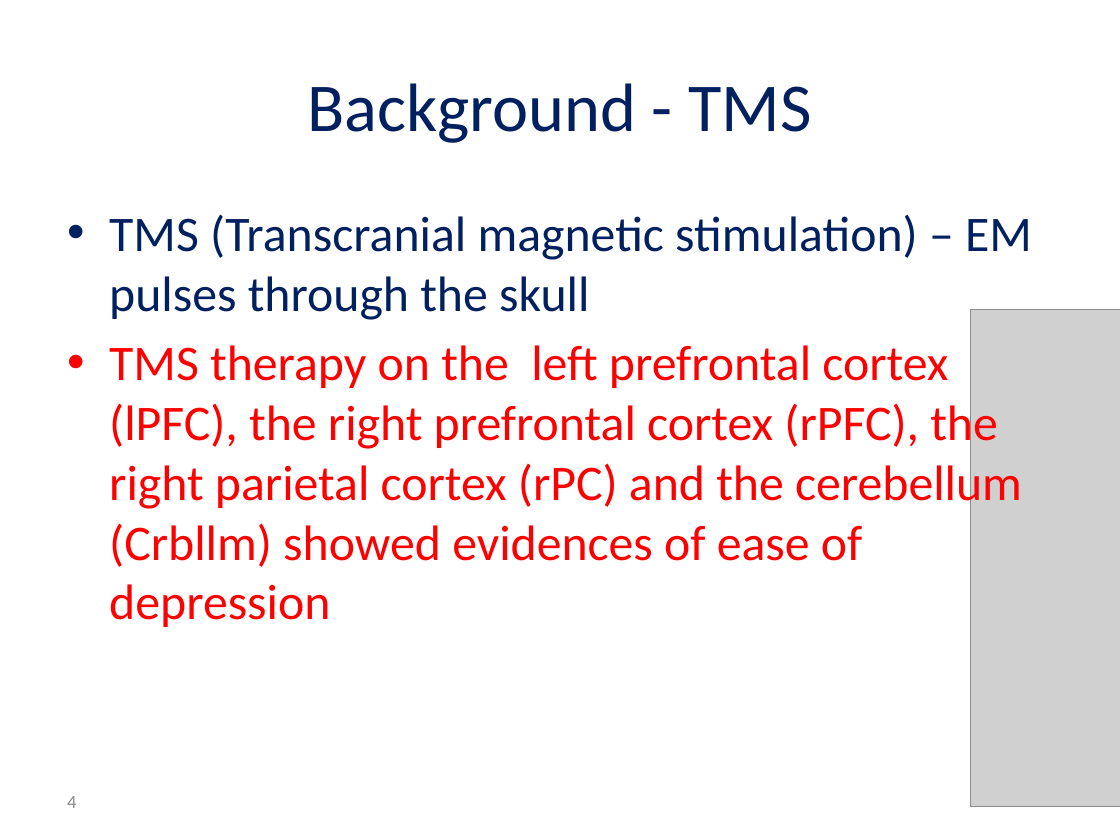
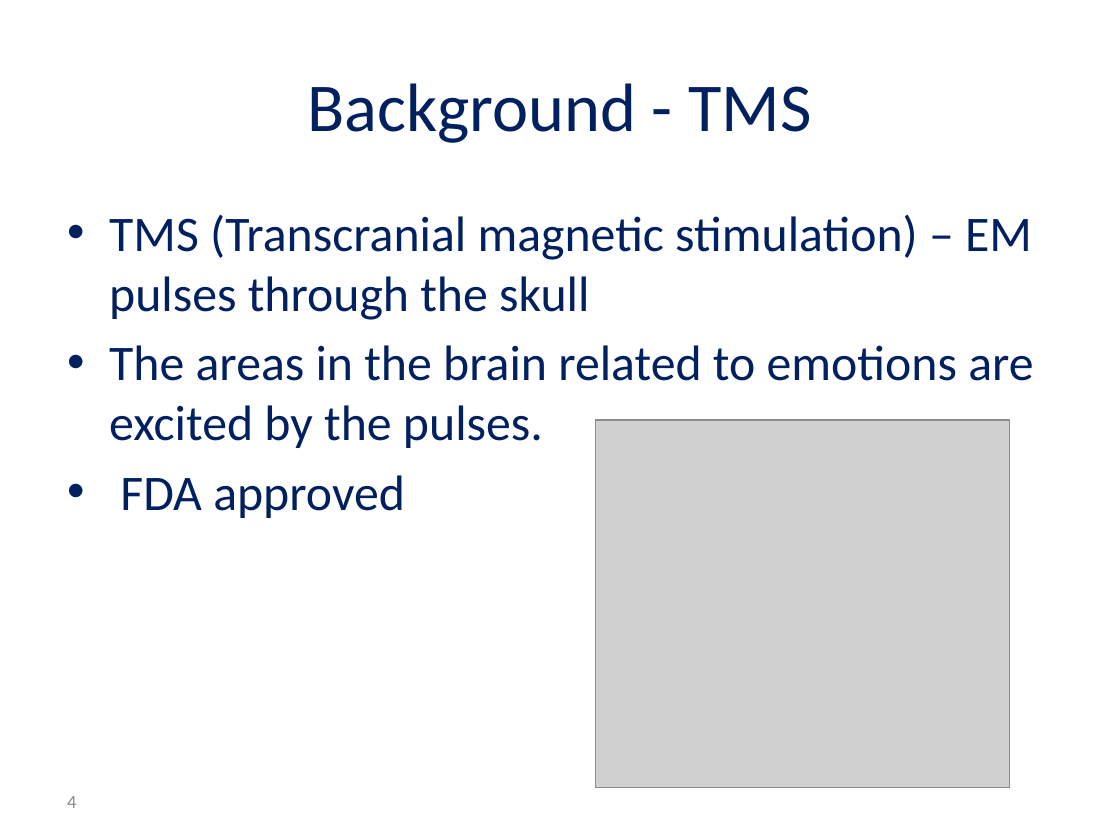
Before and after one commit to reggevlivney/BrainSway, a slide deck: slide 4 of Project_Midterm_Presentation.pptx. Drawn at 1120x840 pixels with LibreOffice and Linux fonts; fonts in the diff are those of the drawing; grey boxes stand for pictures; background and template pictures are left out. Boxes give left, top, right and bottom in pixels: in the first picture for what was removed or moved away, otherwise in the second. Text is boxed around its words. In the diff, an @@ line names an element or a change of style, - is before the commit and + after.

```diff
--- a/Project_Midterm_Presentation.pptx
+++ b/Project_Midterm_Presentation.pptx
@@ text at <box>109,345,1033,518</box>: text changed; text colour #FF0000 to #002060 @@
-• TMS therapy on the left prefrontal cortex (lPFC), the right prefrontal cortex (rPFC), the right parietal cortex (rPC) and the cerebellum (Crbllm) showed evidences of ease of depression
+• The areas in the brain related to emotions are excited by the pulses.
+• FDA approved
@@ picture: place and size @@
-picture at <box>971,309,1120,806</box>
+picture at <box>596,420,1010,787</box>
```
Also in this commit, not shown: 1 other slide changed.
